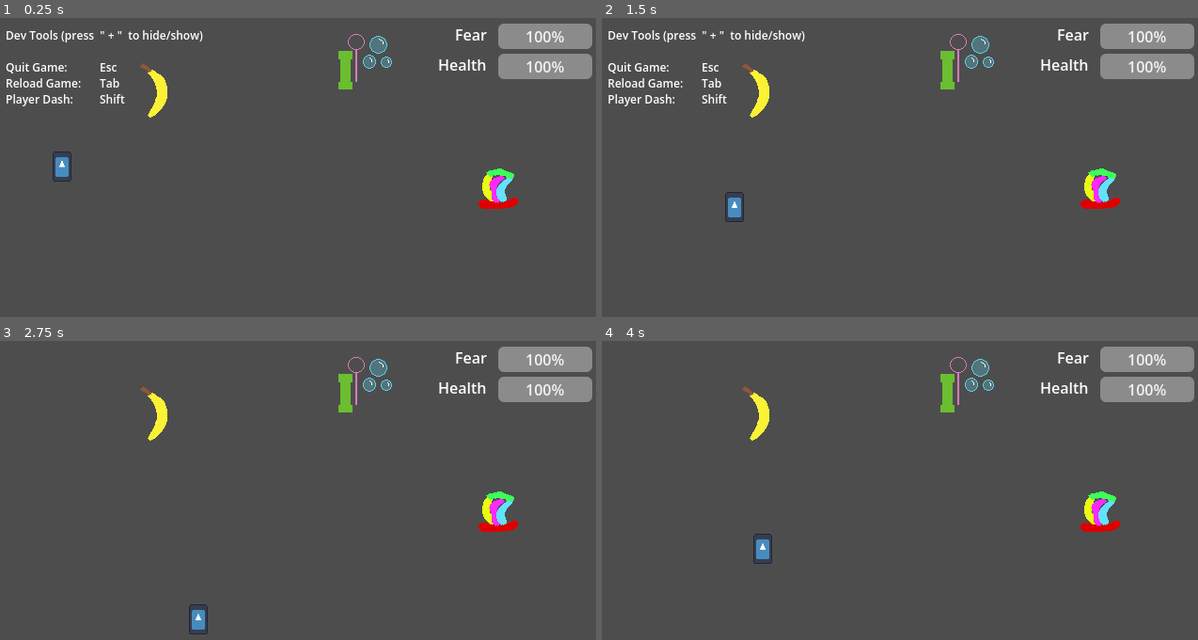
Above: before the commit, frames 1-4 (two rows, left to right).
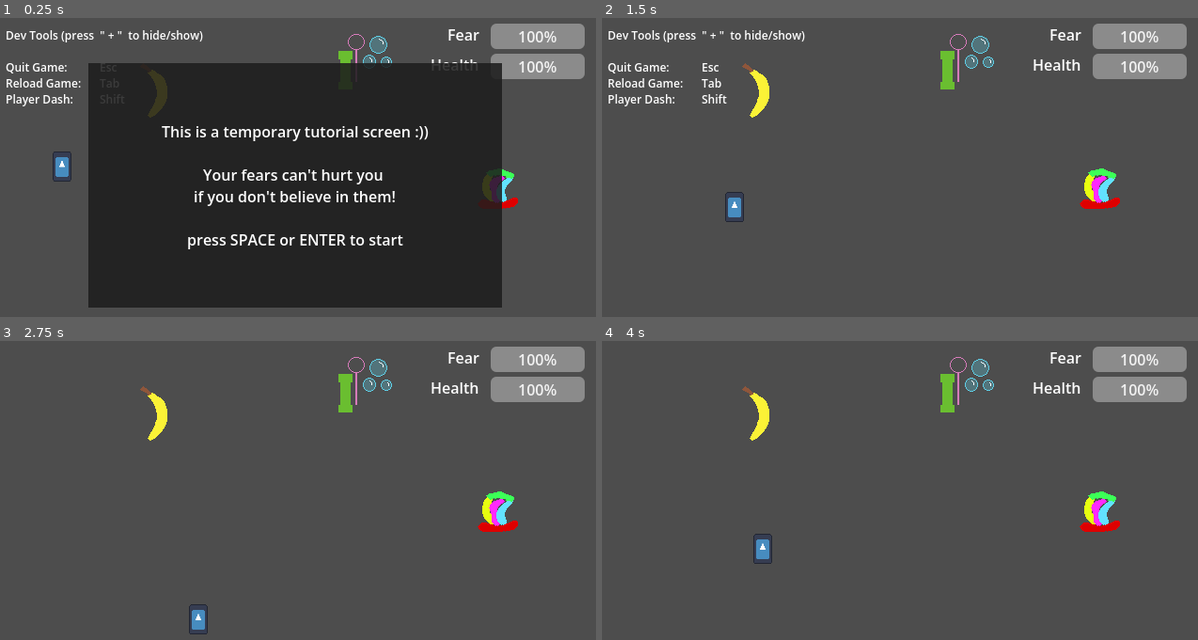
Above: after the commit, the same moments.

Repository: CarolineRoemer1998/NotABug
Game: Godot game, scene res://components/main/main.tscn
Same seed, same stepped clock (60 frames per second), same inputs: the game is played once before the commit and once after it. The engine's default icon, where the game draws it, is replaced by a stand-in: a white triangle on a blue panel in a dark square.
Inputs:
- Up to frame 1 (0.25 s): no input
- Up to frame 2 (1.5 s): tap Enter at 0.5 s; hold D (move_right) 0.53-1.28 s; tap Space (accept, bound only after the commit) at 0.6 s; hold S (move_down) from 1.28 s (still down); tap Shift (dash) at 1.35 s
- Up to frame 3 (2.75 s): tap Space (accept, bound only after the commit) at 1.55, 2.3 s; release S (move_down) at 2.03 s; hold D (move_right) from 2.03 s (still down); tap ] (show_or_hide_dev_tools) at 2.1 s
- Up to frame 4 (4 s): release D (move_right) at 2.78 s; hold W (move_up) 2.78-3.53 s; tap Space (accept, bound only after the commit) at 2.85, 3.6 s; hold A (move_left) from 3.53 s (still down)

The runs differ from the first frame. In frame 1, 57% of the frame differs, in the area x 14-100%, y 1-97%; in frame 2, 1.1%; in frame 3, 1.1%; in frame 4, 1.1%.

Commit message:
Added tutorial screen before game starts

Diff:
--- a/components/main/main.tscn
+++ b/components/main/main.tscn
@@ -6,6 +6,9 @@
 [ext_resource type="Resource" uid="uid://cs8tqveeast2x" path="res://components/items/Variants/BalloonHat.tres" id="3_w8ifq"]
 [ext_resource type="Resource" uid="uid://bywfccd17m23r" path="res://components/items/Variants/Banana.tres" id="4_4t43m"]
 [ext_resource type="Resource" uid="uid://conptwbmdslrp" path="res://components/items/Variants/Bubbles.tres" id="5_lnf1j"]
+[ext_resource type="PackedScene" uid="uid://6yaonuhlk2ta" path="res://components/ui/FearMeter.tscn" id="7_gjvd5"]
+[ext_resource type="PackedScene" uid="uid://b33sjjgwdkdag" path="res://components/ui/HealthMeter.tscn" id="8_ymw2v"]
+[ext_resource type="PackedScene" uid="uid://cbakbui3jksif" path="res://components/ui/TutorialScreen.tscn" id="9_ymw2v"]
 
 [node name="Main" type="Node2D" unique_id=354944633 node_paths=PackedStringArray("spawn_points")]
 script = ExtResource("1_4k17i")
@@ -49,10 +52,26 @@
 offset_bottom = 360.0
 
 [node name="HUD" type="Control" parent="UI" unique_id=222779790]
-anchors_preset = 0
+layout_mode = 1
+anchors_preset = 15
+anchor_right = 1.0
+anchor_bottom = 1.0
+grow_horizontal = 2
+grow_vertical = 2
 
-[node name="TutorialScreen" type="Control" parent="UI" unique_id=1605005226]
-anchors_preset = 0
+[node name="FearMeter" parent="UI/HUD" unique_id=1216261520 instance=ExtResource("7_gjvd5")]
+top_level = true
+layout_mode = 1
+anchors_preset = -1
+anchor_left = 0.9875
+anchor_right = 0.9875
+grow_horizontal = 1
+metadata/_edit_use_anchors_ = true
+
+[node name="HealthMeter" parent="UI/HUD" unique_id=643557903 instance=ExtResource("8_ymw2v")]
+layout_mode = 1
+offset_left = -112.0
+offset_right = -12.0
 
 [node name="WinScreen" type="Control" parent="UI" unique_id=1883836813]
 anchors_preset = 0
@@ -89,4 +108,7 @@
 Reload Game:		Tab
 Player Dash:	      	Shift"
 
+[node name="TutorialScreen" parent="UI" unique_id=369353349 instance=ExtResource("9_ymw2v")]
+layout_mode = 1
+
 [editable path="Game/Player"]
--- a/components/player/player.gd
+++ b/components/player/player.gd
@@ -18,8 +18,9 @@
 var dash_direction := Vector2.ZERO
 
 func _process(delta: float) -> void:
-	handle_movement()
-	handle_action_input()
+	if GameManager.current_game_state == GameManager.STATE.Playing:
+		handle_movement()
+		handle_action_input()
 
 func handle_movement():
 	var input_direction := Input.get_vector("move_left", "move_right", "move_up", "move_down")
@@ -45,6 +46,4 @@
 
 
 func _on_item_detector_body_entered(item: Item) -> void:
-	Signals.item_collected.emit(item)
-	var amount_fear_reduction := item.item_data.fear_reduction
-	fear_meter.value -= amount_fear_reduction
+	GameManager.reduce_fear(item)
--- a/components/player/player.tscn
+++ b/components/player/player.tscn
@@ -48,59 +48,6 @@
 [node name="CollisionShape2D" type="CollisionShape2D" parent="ItemDetector" unique_id=421785177]
 shape = SubResource("CapsuleShape2D_kfe3d")
 
-[node name="UI" type="Control" parent="." unique_id=1900340849]
-top_level = true
-layout_mode = 3
-anchors_preset = 0
-offset_right = 640.0
-offset_bottom = 360.0
-
-[node name="FearMeter" type="ProgressBar" parent="UI" unique_id=329884634]
-layout_mode = 1
-anchors_preset = 1
-anchor_left = 1.0
-anchor_right = 1.0
-offset_left = -104.0
-offset_top = 8.0
-offset_right = -4.0
-offset_bottom = 35.0
-grow_horizontal = 0
-pivot_offset_ratio = Vector2(1, 0)
-value = 100.0
-rounded = true
-
-[node name="RichTextLabel" type="RichTextLabel" parent="UI/FearMeter" unique_id=240076592]
-layout_mode = 0
-offset_left = -112.0
-offset_right = -12.0
-offset_bottom = 40.0
-pivot_offset_ratio = Vector2(1, 0)
-text = "Fear"
-horizontal_alignment = 2
-
-[node name="LifeMeter" type="ProgressBar" parent="UI" unique_id=1460619949]
-layout_mode = 1
-anchors_preset = 1
-anchor_left = 1.0
-anchor_right = 1.0
-offset_left = -104.0
-offset_top = 40.0
-offset_right = -4.0
-offset_bottom = 67.0
-grow_horizontal = 0
-pivot_offset_ratio = Vector2(1, 0)
-value = 100.0
-rounded = true
-
-[node name="RichTextLabel" type="RichTextLabel" parent="UI/LifeMeter" unique_id=621260845]
-layout_mode = 0
-offset_left = -112.0
-offset_right = -12.0
-offset_bottom = 40.0
-pivot_offset_ratio = Vector2(1, 0)
-text = "Health"
-horizontal_alignment = 2
-
 [connection signal="timeout" from="TimerDashCooldown" to="." method="_on_timer_dash_cooldown_timeout"]
 [connection signal="timeout" from="TimerDashDuration" to="." method="_on_timer_dash_duration_timeout"]
 [connection signal="body_entered" from="ItemDetector" to="." method="_on_item_detector_body_entered"]
--- /dev/null
+++ b/components/ui/FearMeter.gd
@@ -0,0 +1,8 @@
+class_name FearMeter
+extends ProgressBar
+
+func _ready() -> void:
+	Signals.item_collected.connect(update_progress_bar)
+
+func update_progress_bar(_item: Item):
+	value = GameManager.current_fear
--- /dev/null
+++ b/components/ui/FearMeter.tscn
@@ -0,0 +1,26 @@
+[gd_scene format=3 uid="uid://6yaonuhlk2ta"]
+
+[ext_resource type="Script" uid="uid://dx06he1lbi1w8" path="res://components/ui/FearMeter.gd" id="1_ah75i"]
+
+[node name="FearMeter" type="ProgressBar" unique_id=1216261520]
+anchors_preset = 1
+anchor_left = 1.0
+anchor_right = 1.0
+offset_left = -104.0
+offset_top = 8.0
+offset_right = -4.0
+offset_bottom = 35.0
+grow_horizontal = 0
+pivot_offset_ratio = Vector2(1, 0)
+value = 100.0
+rounded = true
+script = ExtResource("1_ah75i")
+
+[node name="RichTextLabel" type="RichTextLabel" parent="." unique_id=472487129]
+layout_mode = 0
+offset_left = -112.0
+offset_right = -12.0
+offset_bottom = 40.0
+pivot_offset_ratio = Vector2(1, 0)
+text = "Fear"
+horizontal_alignment = 2
--- /dev/null
+++ b/components/ui/HealthMeter.tscn
@@ -0,0 +1,23 @@
+[gd_scene format=3 uid="uid://b33sjjgwdkdag"]
+
+[node name="HealthMeter" type="ProgressBar" unique_id=643557903]
+anchors_preset = 1
+anchor_left = 1.0
+anchor_right = 1.0
+offset_left = -104.0
+offset_top = 40.0
+offset_right = -4.0
+offset_bottom = 67.0
+grow_horizontal = 0
+pivot_offset_ratio = Vector2(1, 0)
+value = 100.0
+rounded = true
+
+[node name="RichTextLabel" type="RichTextLabel" parent="." unique_id=1451392643]
+layout_mode = 0
+offset_left = -112.0
+offset_right = -12.0
+offset_bottom = 40.0
+pivot_offset_ratio = Vector2(1, 0)
+text = "Health"
+horizontal_alignment = 2
--- /dev/null
+++ b/components/ui/TutorialScreen.gd
@@ -0,0 +1,8 @@
+class_name TutorialScreen
+extends Control
+
+func _process(delta: float) -> void:
+	if GameManager.current_game_state == GameManager.STATE.Tutorial:
+		if Input.is_action_just_pressed("accept"):
+			visible = false
+			GameManager.current_game_state = GameManager.STATE.Playing
--- /dev/null
+++ b/components/ui/TutorialScreen.tscn
@@ -0,0 +1,45 @@
+[gd_scene format=3 uid="uid://cbakbui3jksif"]
+
+[ext_resource type="Script" uid="uid://ck1otdsjs1fjb" path="res://components/ui/TutorialScreen.gd" id="1_tpeex"]
+
+[node name="TutorialScreen" type="Control" unique_id=369353349]
+top_level = true
+layout_mode = 3
+anchors_preset = 15
+anchor_right = 1.0
+anchor_bottom = 1.0
+grow_horizontal = 2
+grow_vertical = 2
+script = ExtResource("1_tpeex")
+
+[node name="MarginContainer" type="MarginContainer" parent="." unique_id=405519032]
+layout_mode = 1
+anchors_preset = 15
+anchor_right = 1.0
+anchor_bottom = 1.0
+grow_horizontal = 2
+grow_vertical = 2
+theme_override_constants/margin_left = 100
+theme_override_constants/margin_top = 50
+theme_override_constants/margin_right = 100
+theme_override_constants/margin_bottom = 50
+
+[node name="ColorRect" type="ColorRect" parent="MarginContainer" unique_id=1453486609]
+layout_mode = 2
+color = Color(0.11, 0.11, 0.11, 0.8627451)
+
+[node name="RichTextLabel" type="RichTextLabel" parent="MarginContainer/ColorRect" unique_id=2073760328]
+layout_mode = 1
+anchors_preset = 15
+anchor_right = 1.0
+anchor_bottom = 1.0
+grow_horizontal = 2
+grow_vertical = 2
+text = "This is a temporary tutorial screen :))
+
+Your fears can't hurt you
+if you don't believe in them!
+
+press SPACE or ENTER to start"
+horizontal_alignment = 1
+vertical_alignment = 1
--- a/globals/GameManager.gd
+++ b/globals/GameManager.gd
@@ -16,3 +16,8 @@
 func handle_item_collected(item: Item):
 	collected_items.append(item)
 	print(collected_items)
+
+func reduce_fear(item: Item):
+	var amount_fear_reduction := item.item_data.fear_reduction
+	current_fear -= amount_fear_reduction
+	Signals.item_collected.emit(item)
--- a/project.godot
+++ b/project.godot
@@ -54,6 +54,12 @@
 "events": [Object(InputEventKey,"resource_local_to_scene":false,"resource_name":"","device":-1,"window_id":0,"alt_press …(192 unchanged characters)…
 ]
 }
+accept={
+"deadzone": 0.2,
+"events": [Object(InputEventKey,"resource_local_to_scene":false,"resource_name":"","device":-1,"window_id":0,"alt_pressed":false,"shift_pressed":false,"ctrl_pressed":false,"meta_pressed":false,"pressed":false,"keycode":0,"physical_keycode":32,"key_label":0,"unicode":32,"location":0,"echo":false,"script":null)
+, Object(InputEventKey,"resource_local_to_scene":false,"resource_name":"","device":-1,"window_id":0,"alt_pressed":false,"shift_pressed":false,"ctrl_pressed":false,"meta_pressed":false,"pressed":false,"keycode":0,"physical_keycode":4194309,"key_label":0,"unicode":0,"location":0,"echo":false,"script":null)
+]
+}
 end_game={
 "deadzone": 0.2,
 "events": [Object(InputEventKey,"resource_local_to_scene":false,"resource_name":"","device":-1,"window_id":0,"alt_press …(195 unchanged characters)…
Not shown, added: components/ui/FearMeter.gd.uid
Not shown, added: components/ui/TutorialScreen.gd.uid
